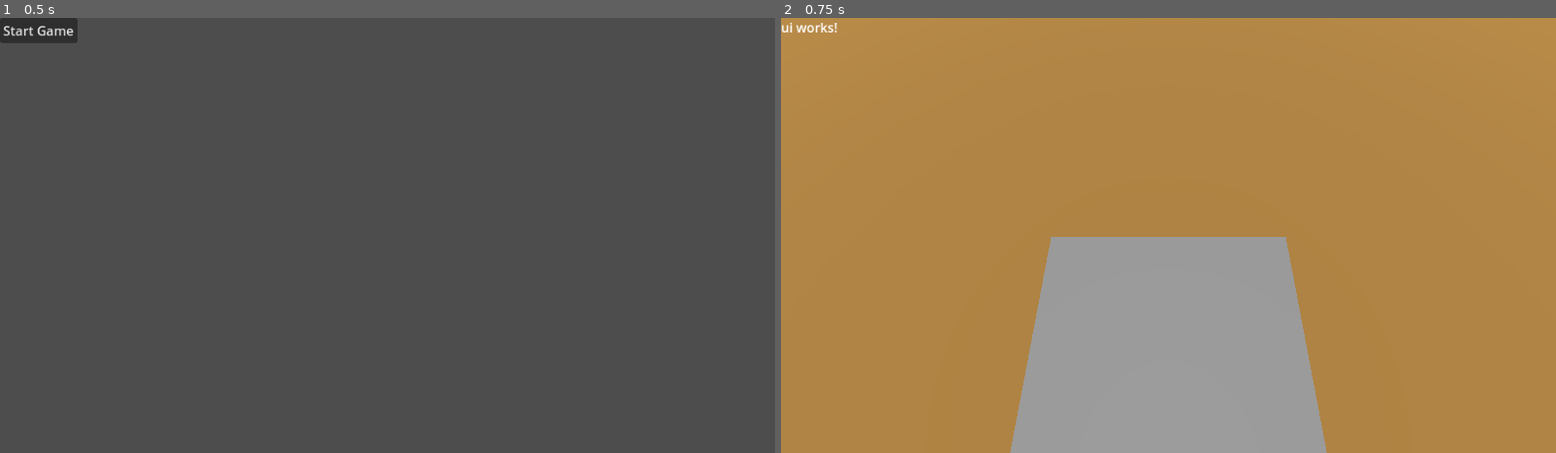
Above: before the commit, frames 1-2 (left to right).
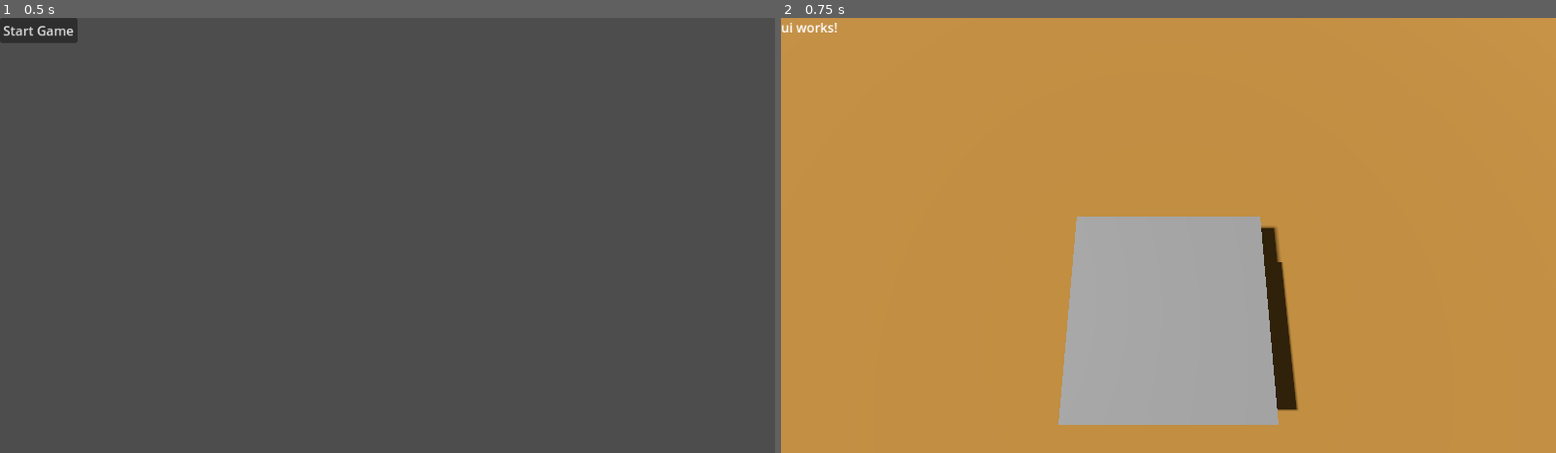
Above: after the commit, the same moments.

Repository: pinguinosod/ggj-graz-2025
Game: Godot game, scene res://scenes/main_menu.tscn
Two runs of this game, one before a commit and one after it. Both use one fixed random seed, a clock stepped at 60 frames per second and the inputs below.
Inputs:
- Up to frame 1 (0.5 s): no input
- Up to frame 2 (0.75 s): click "Start Game" at 0.5 s

Frame 1 is identical in both runs. In frame 2, 7.5% of the frame differs, in the area x 29-71%, y 45-100%.

Commit message:
enhance lighting and camera position

Diff:
--- a/scenes/base_vehicle.tscn
+++ b/scenes/base_vehicle.tscn
@@ -3,7 +3,7 @@
 [ext_resource type="Script" path="res://scripts/base_vehicle.gd" id="1_iqovt"]
 
 [sub_resource type="BoxShape3D" id="BoxShape3D_thmtp"]
-size = Vector3(5, 1, 5)
+size = Vector3(6, 1, 6)
 
 [node name="BaseVehicle" type="Node3D"]
 script = ExtResource("1_iqovt")
@@ -17,6 +17,7 @@
 
 [node name="GridMap" type="GridMap" parent="."]
 transform = Transform3D(1, 0, 0, 0, 1, 0, 0, 0, 1, 0, 0.534729, 0)
+cell_size = Vector3(1, 1, 1)
 
 [node name="CSGBox3D" type="CSGBox3D" parent="."]
-size = Vector3(5, 1, 5)
+size = Vector3(6, 1, 6)
--- a/scenes/main.tscn
+++ b/scenes/main.tscn
@@ -14,11 +14,13 @@
 environment = SubResource("Environment_1ni64")
 
 [node name="DirectionalLight3D" type="DirectionalLight3D" parent="."]
-transform = Transform3D(1, 0, 0, 0, 0.121454, 0.992597, 0, -0.992597, 0.121454, 0, 4.71465, 0)
+transform = Transform3D(-4.37114e-08, 0.707107, -0.707107, 0, 0.707107, 0.707107, 1, 3.09086e-08, -3.09086e-08, 0, 20, 0)
+shadow_enabled = true
 
 [node name="Camera3D" type="Camera3D" parent="."]
-transform = Transform3D(1, 0, 0, 0, 0.4182, 0.908355, 0, -0.908355, 0.4182, 0, 6.00652, 0)
+transform = Transform3D(1, 0, 0, 0, 0.258819, 0.965926, 0, -0.965926, 0.258819, 0, 10, 0)
 
 [node name="Ground" parent="." instance=ExtResource("2_vyyfv")]
 
 [node name="BaseVehicle" parent="." instance=ExtResource("2_mlf02")]
+transform = Transform3D(1, 0, 0, 0, 1, 0, 0, 0, 1, 0, 0.692856, 0)
